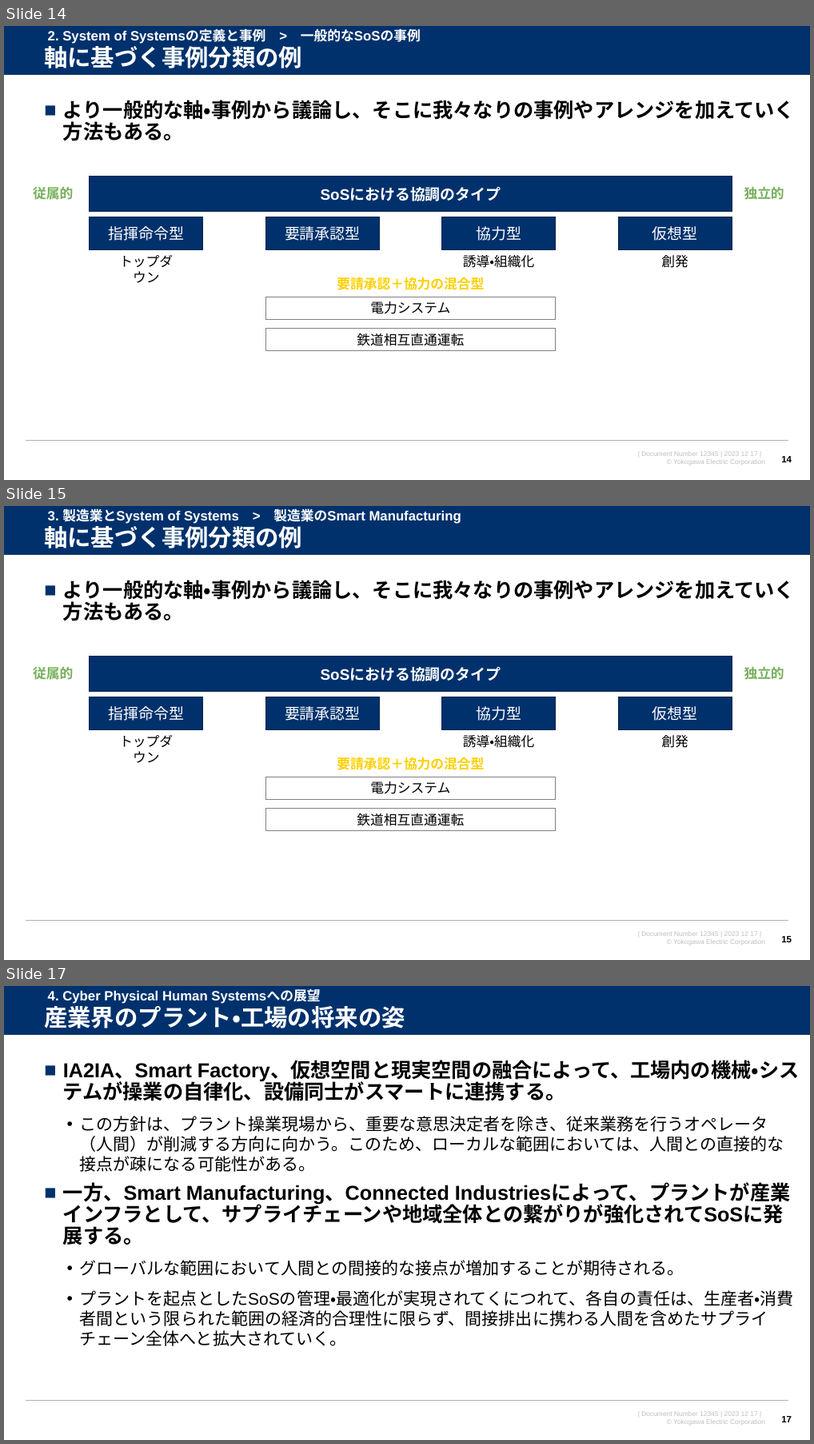
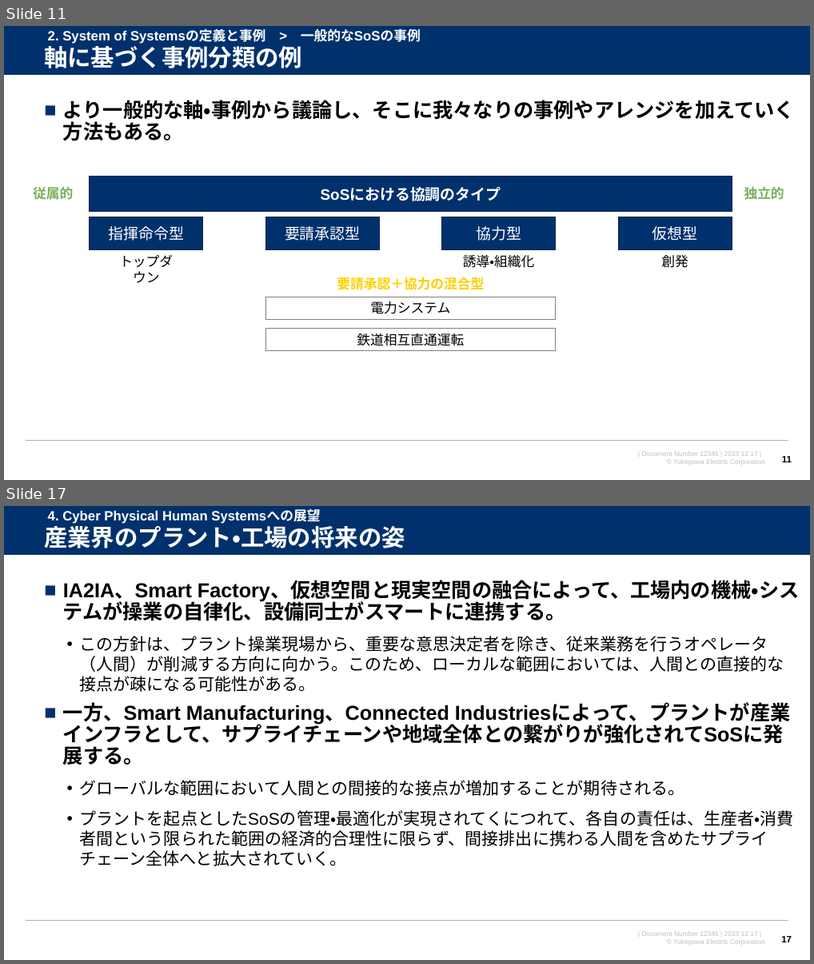
Before and after one commit to watarukumagai-git/opt, a slide deck: SoS/conf2023/231217_横幹連合コンファレンス_熊谷.pptx. Shown one above the other, each under a label of ours: slides 14, 15 and 17 before the commit, slides 11 and 17 after it; the slides between them are not shown. The pictures are 814x1444 and 814x964 pixels, drawn with LibreOffice and Linux fonts; fonts in the diff are those of the drawing; background and template pictures are left out. Boxes give left, top, right and bottom in pixels: in the first picture for what was removed or moved away, otherwise in the second. Text is boxed around its words. In the diff, an @@ line names an element or a change of style, - is before the commit and + after.

```diff
--- a/SoS/conf2023/231217_横幹連合コンファレンス_熊谷.pptx
+++ b/SoS/conf2023/231217_横幹連合コンファレンス_熊谷.pptx
@@ slide 15 removed at bbox=[4, 506, 810, 960], background #FFFFFF; not listed: 4 template elements that a slide beside it also shows @@
@@ text removed at bbox=[44, 523, 302, 548] @@
-軸に基づく事例分類の例
@@ text removed at bbox=[48, 508, 462, 524] @@
-3. 製造業とSystem of Systems > 製造業のSmart Manufacturing
@@ text removed at bbox=[63, 580, 795, 621] @@
-■ より一般的な軸・事例から議論し、そこに我々なりの事例やアレンジを加えていく方法もある。
@@ text removed at bbox=[33, 667, 73, 680] @@
-従属的
@@ rectangle removed at bbox=[90, 656, 733, 692] @@
-SoSにおける協調のタイプ
@@ text removed at bbox=[745, 666, 785, 680] @@
-独立的
@@ rectangle removed at bbox=[90, 697, 203, 730] @@
-指揮命令型
@@ rectangle removed at bbox=[266, 697, 380, 730] @@
-要請承認型
@@ rectangle removed at bbox=[442, 697, 556, 730] @@
-協力型
@@ rectangle removed at bbox=[618, 697, 732, 730] @@
-仮想型
@@ text removed at bbox=[119, 735, 173, 763] @@
-トップダウン
@@ text removed at bbox=[463, 735, 534, 748] @@
-誘導・組織化
@@ text removed at bbox=[662, 735, 689, 748] @@
-創発
@@ text removed at bbox=[337, 756, 484, 770] @@
-要請承認＋協力の混合型
@@ rectangle removed at bbox=[266, 776, 556, 799] @@
-電力システム
@@ rectangle removed at bbox=[266, 808, 556, 831] @@
-鉄道相互直通運転
@@ page number removed at bbox=[782, 936, 792, 942] @@
-15
@@ what was slide 14 is now slide 11 @@
@@ page number at bbox=[782, 456, 792, 462]: text changed @@
-14
+11
```
Also in this commit, not shown: 3 slides changed, 4 slides added, 1 other slide removed.
